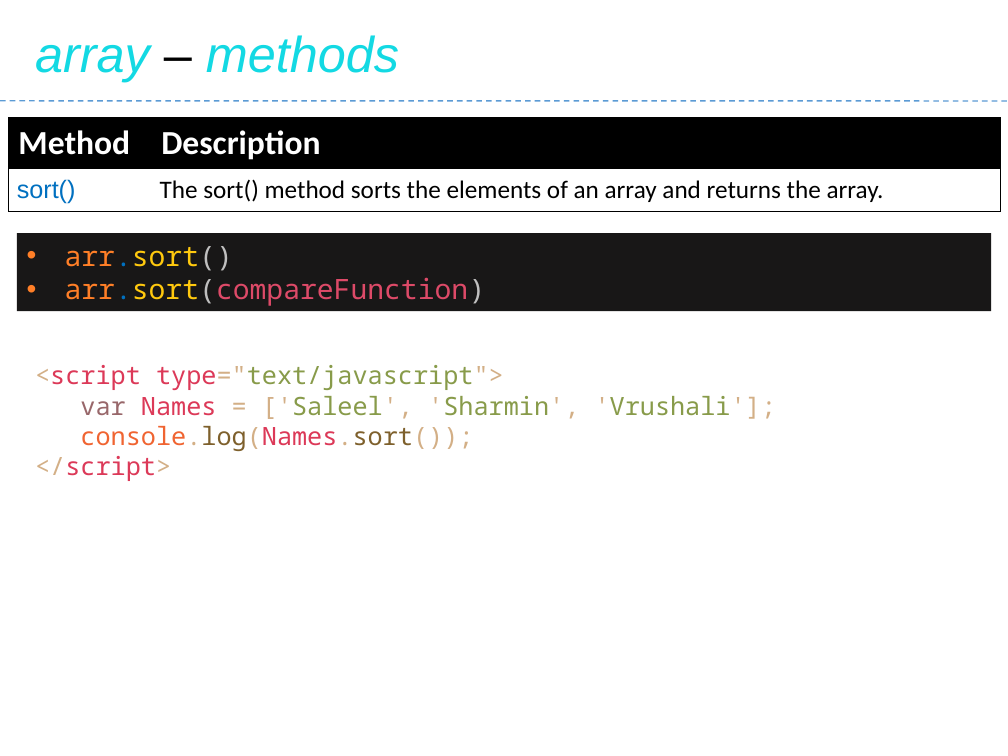
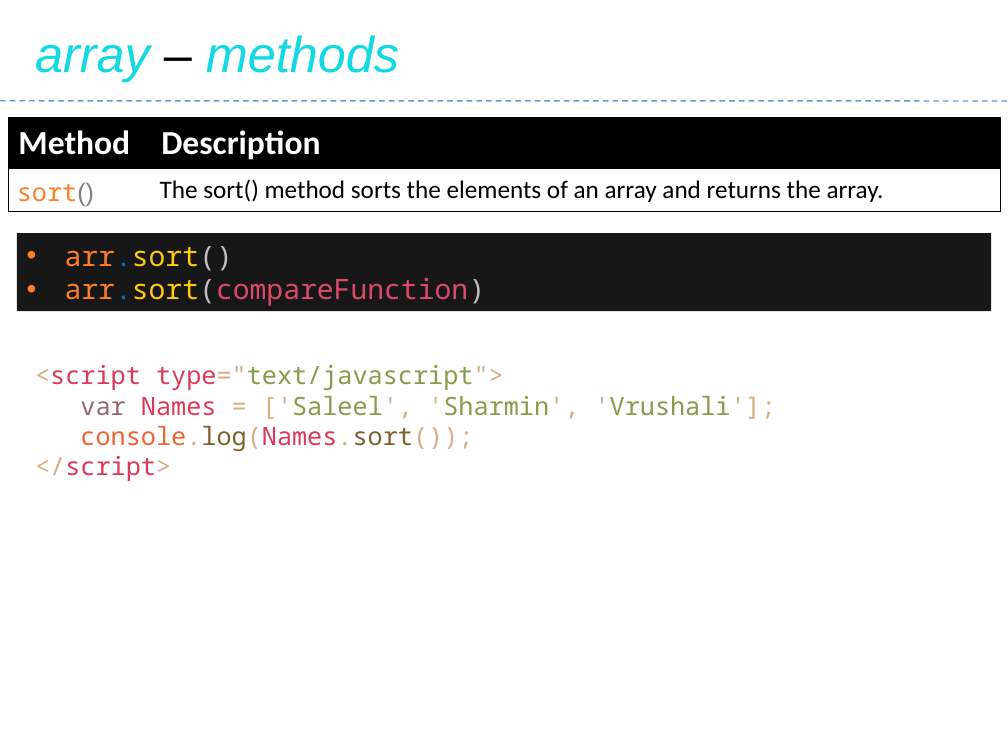
Before and after one commit to Saleel-Bagde/PPT-s, a slide deck: slide 167 of JavaScript.pptx. Drawn at 1008x756 pixels with LibreOffice and Linux fonts; fonts in the diff are those of the drawing. Boxes give left, top, right and bottom in pixels: in the first picture for what was removed or moved away, otherwise in the second. Text is boxed around its words. In the diff, an @@ line names an element or a change of style, - is before the commit and + after.

```diff
--- a/JavaScript.pptx
+++ b/JavaScript.pptx
@@ table at <box>8,118,1001,210</box> @@
@@ font Arial to Noto Sans Mono, text colour #0070C0 to #FF7F27, text colour #0070C0 to #808080 in "sort()" @@
```
Also in this commit, not shown: 6 other slides changed, 1 slide removed.
